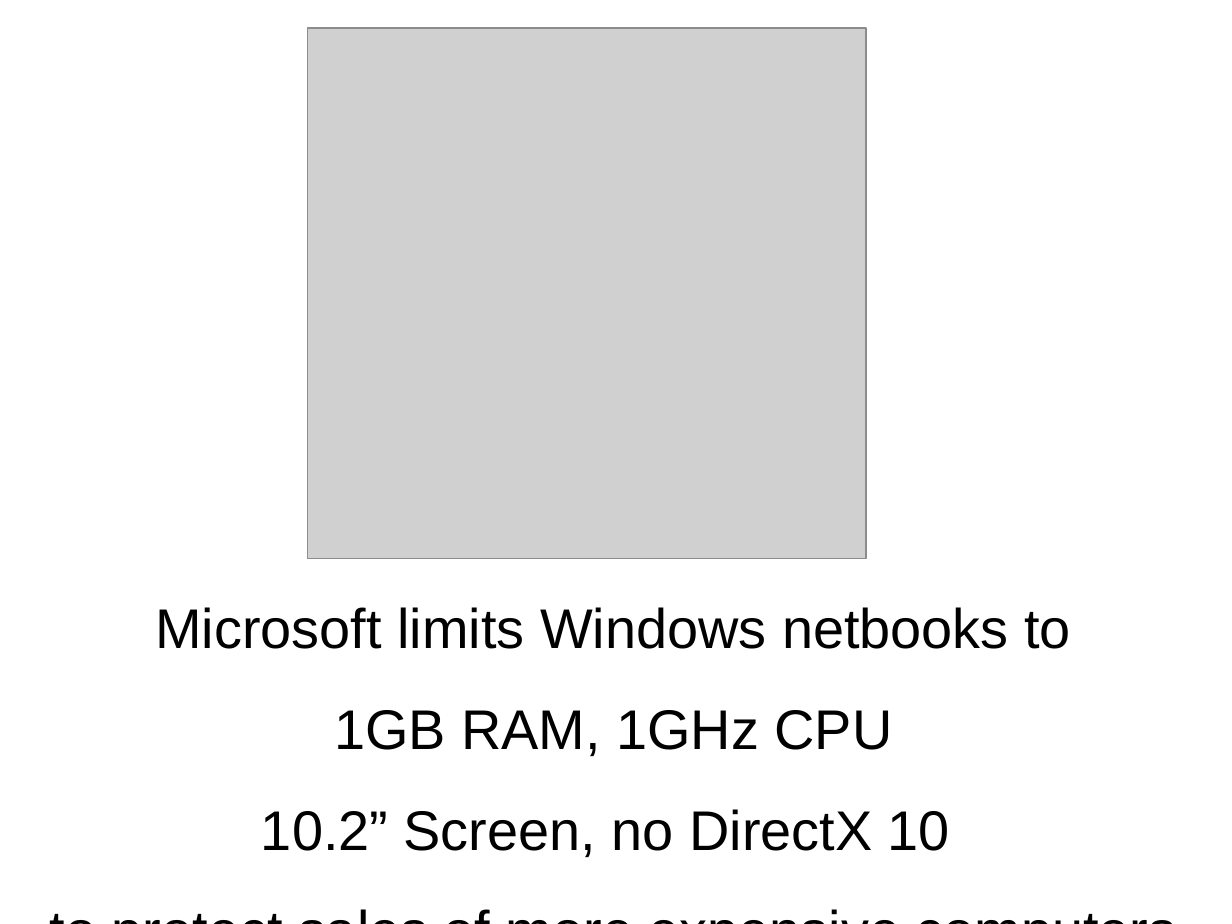
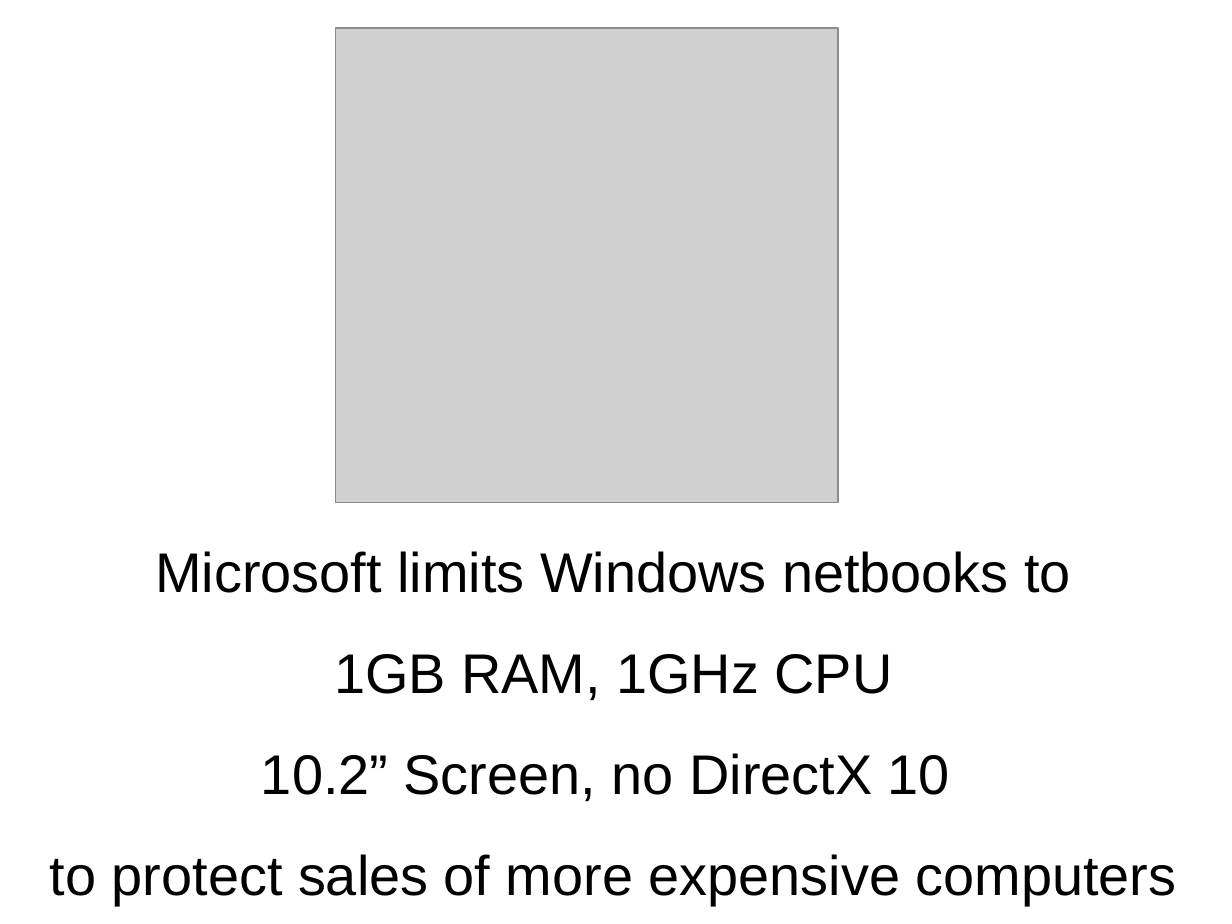
Before and after one commit to Winetricks/winezeug, a slide deck: slide 9 of cebit2009/talk.odp. Drawn at 1232x924 pixels with LibreOffice and Linux fonts; fonts in the diff are those of the drawing; grey boxes stand for pictures. Boxes give left, top, right and bottom in pixels: in the first picture for what was removed or moved away, otherwise in the second. Text is boxed around its words. In the diff, an @@ line names an element or a change of style, - is before the commit and + after.

Commit message:
Minor resize to avoid going off screen

```diff
--- a/cebit2009/talk.odp
+++ b/cebit2009/talk.odp
@@ picture: place and size @@
-picture at bbox=[307, 28, 866, 559]
+picture at bbox=[335, 28, 838, 503]
@@ text "Microsoft limits Windows netbooks to" rewrapped from bbox=[155, 607, 1071, 857] to bbox=[50, 551, 1177, 905] @@
```
Also in this commit, not shown: 1 other slide changed, 2 other files.
